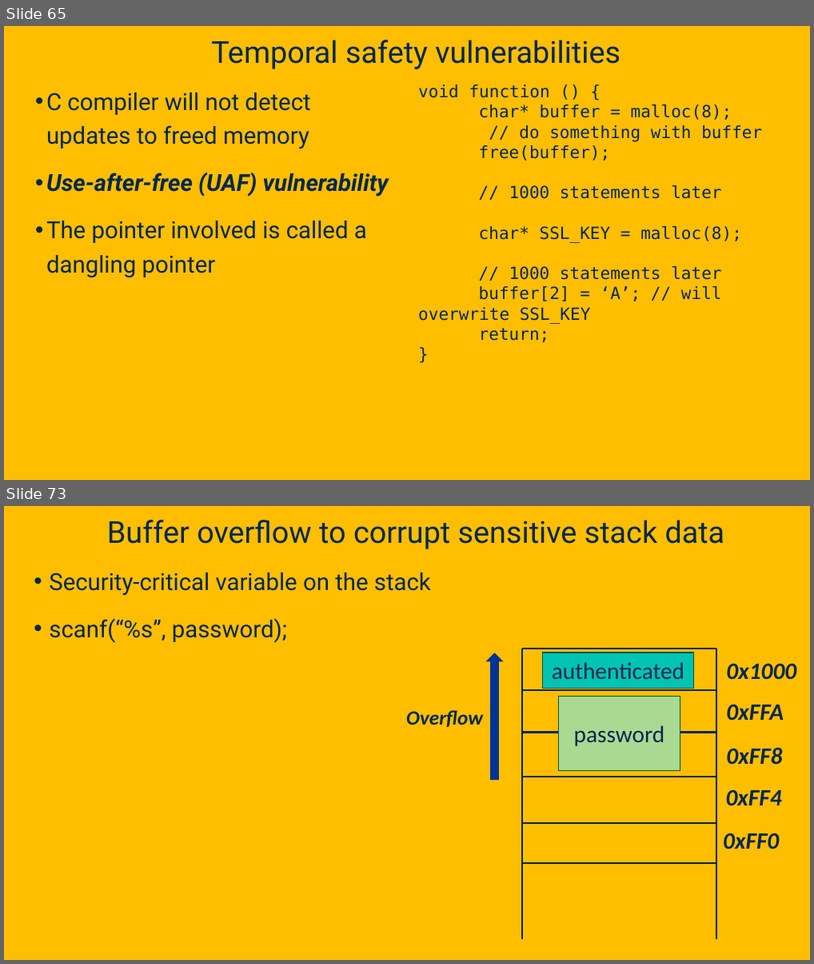
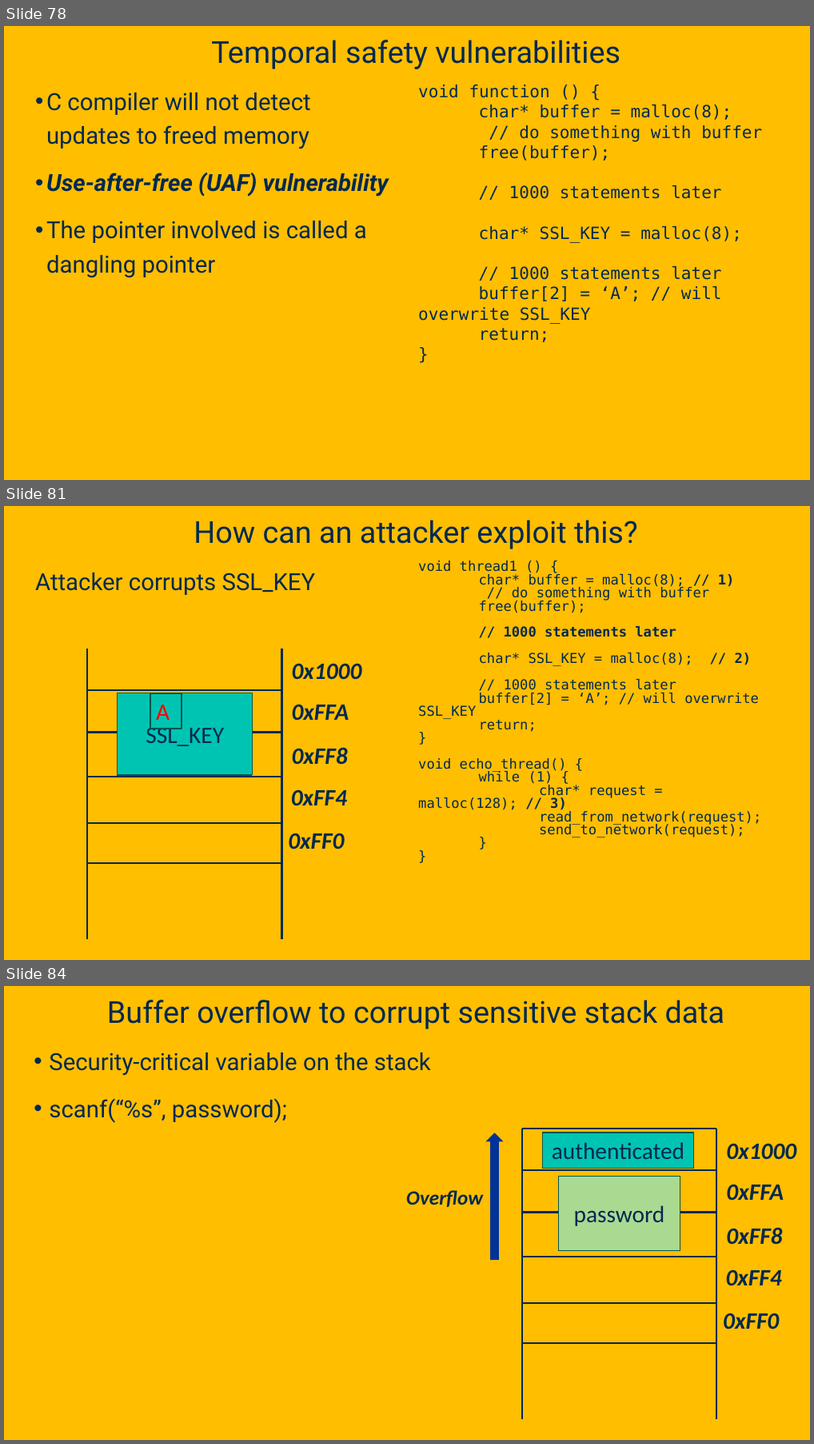
Before and after one commit to davsec-teaching/ecs160-f25, a slide deck: slides/9_software_security.pptx. Shown one above the other, each under a label of ours: slides 65 and 73 before the commit, slides 78, 81 and 84 after it; the slides between them are not shown. The pictures are 814x964 and 814x1444 pixels, drawn with LibreOffice and Linux fonts; fonts in the diff are those of the drawing; background and template pictures are left out. Boxes give left, top, right and bottom in pixels: in the first picture for what was removed or moved away, otherwise in the second. Text is boxed around its words. In the diff, an @@ line names an element or a change of style, - is before the commit and + after.

```diff
--- a/slides/9_software_security.pptx
+++ b/slides/9_software_security.pptx
@@ slide 81 added at (x1=4, y1=506, x2=810, y2=960), background picture (left out) @@
@@ title added at (x1=194, y1=520, x2=638, y2=549), 36 pt, text #022850 @@
+How can an attacker exploit this?
@@ text added at (x1=35, y1=572, x2=316, y2=595), 28 pt, text #022850 @@
+Attacker corrupts SSL_KEY
@@ text added at (x1=418, y1=560, x2=762, y2=837), 16.3 pt, text #022850 @@
+void thread1 () {
+char* buffer = malloc(8); // 1)
+// do something with buffer
+free(buffer);
+// 1000 statements later
+char* SSL_KEY = malloc(8); // 2)
+// 1000 statements later
+buffer[2] = ‘A’; // will overwrite SSL_KEY
+return;
+}
+void echo_thread() {
+while (1) {
+char* request = malloc(128); // 3)
+read_from_network(request);
+send_to_network(request);
+}
+}
@@ rectangle added at (x1=117, y1=693, x2=252, y2=776), fill #AADA91, outline #00564E 1 pt, 28 pt, text #022850 @@
+buffer
@@ rectangle added at (x1=118, y1=692, x2=253, y2=775), fill #00C4B2, outline #00564E 1 pt, 28 pt, text #022850 @@
+SSL_KEY
@@ rectangle added at (x1=150, y1=693, x2=182, y2=728), outline #00564E 2 pt, 28 pt, text #FF0000 @@
+A
@@ group added at (x1=87, y1=648, x2=362, y2=939): 7 lines, 5 texts @@
+0x1000
+0xFFA
+0xFF8
+0xFF4
+0xFF0
@@ what was slide 65 is now slide 78 @@
@@ what was slide 73 is now slide 84 @@
```
Also in this commit, not shown: 6 slides changed, 23 other slides added, 3 slides removed.
